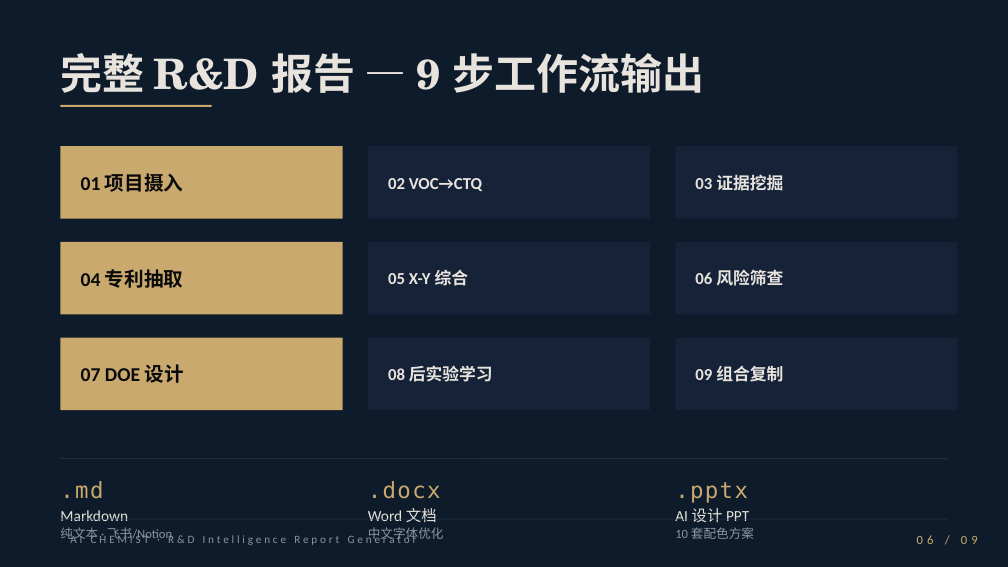
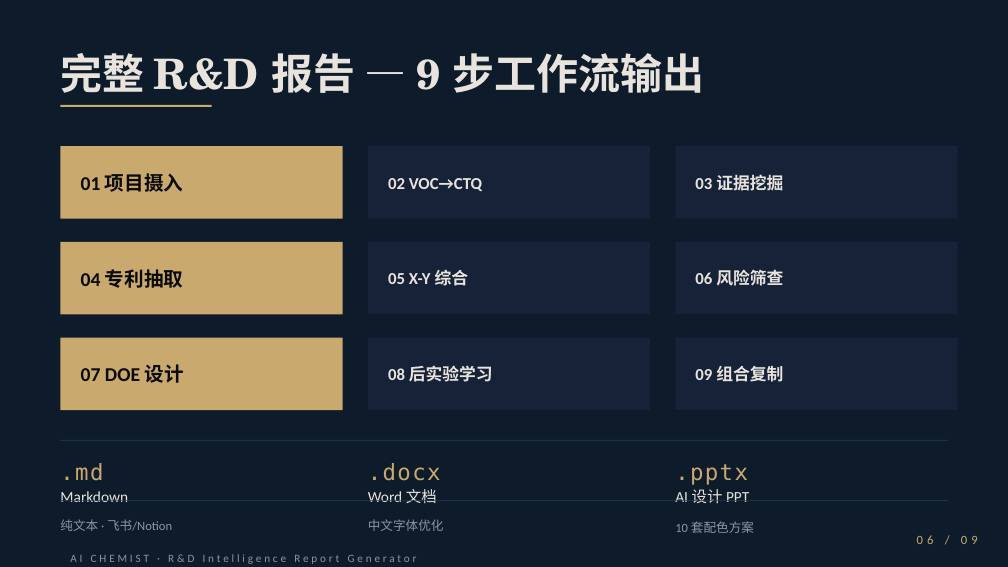
Before and after one commit to newbison/AI_CHEMIST, a slide deck: slide 6 of ppt/AI_CHEMIST_Deck.pptx. Drawn at 1008x567 pixels with LibreOffice and Linux fonts; fonts in the diff are those of the drawing. Boxes give left, top, right and bottom in pixels: in the first picture for what was removed or moved away, otherwise in the second. Text is boxed around its words. In the diff, an @@ line names an element or a change of style, - is before the commit and + after.

```diff
--- a/ppt/AI_CHEMIST_Deck.pptx
+++ b/ppt/AI_CHEMIST_Deck.pptx
@@ 6 texts, 2 lines: place and size @@
-6 texts, 2 lines at <box>60,459,948,523</box>
+6 texts, 2 lines at <box>60,440,948,504</box>
@@ text "纯文本 · 飞书/Notion": place and size @@
-text "纯文本 · 飞书/Notion" at <box>60,527,172,542</box>
+text "纯文本 · 飞书/Notion" at <box>60,519,172,531</box>
@@ text "中文字体优化": place and size @@
-text "中文字体优化" at <box>368,527,444,542</box>
+text "中文字体优化" at <box>368,519,444,531</box>
@@ text "10 套配色方案": place and size @@
-text "10 套配色方案" at <box>675,527,754,539</box>
+text "10 套配色方案" at <box>675,521,754,533</box>
@@ text "AI CHEMIST · R&D Intelligence ..." rewrapped from <box>168,534,195,543</box> to <box>70,554,417,564</box> @@
```
Also in this commit, not shown: 6 other slides changed, 4 other files.
